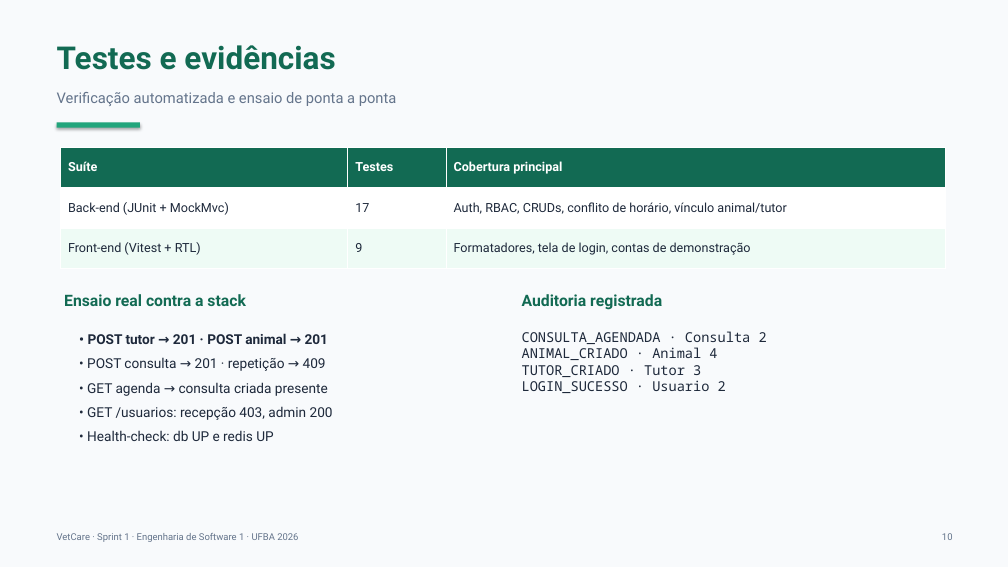
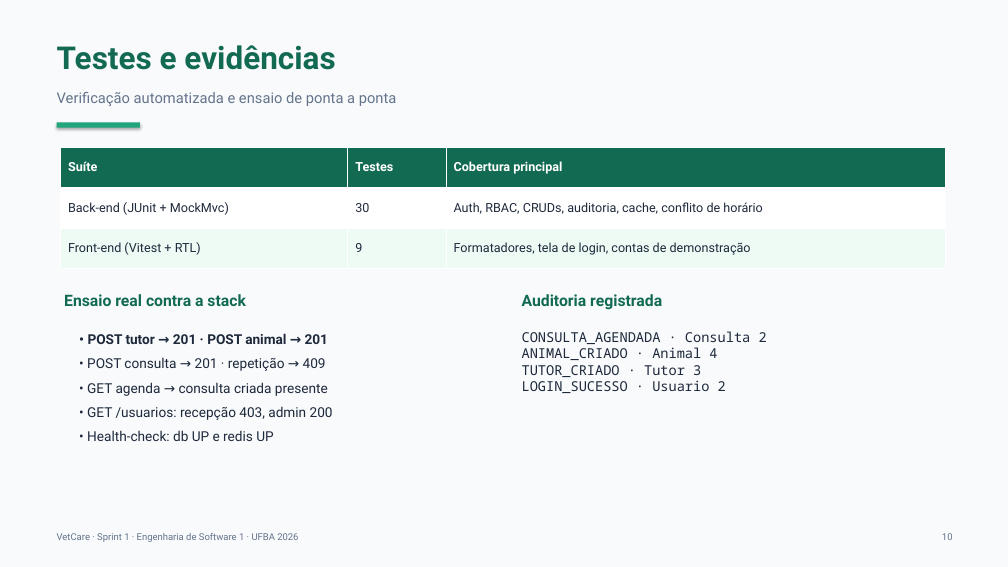
Before and after one commit to VitorSant0s/vetcare, a slide deck: slide 10 of docs/slides/VetCare-Sprint-1.pptx. Drawn at 1008x567 pixels with LibreOffice and Linux fonts; fonts in the diff are those of the drawing. Boxes give left, top, right and bottom in pixels: in the first picture for what was removed or moved away, otherwise in the second. Text is boxed around its words. In the diff, an @@ line names an element or a change of style, - is before the commit and + after.

Commit message:
fix: corrige achados da revisão de segurança e consistência
- JWT sem segredo padrão; .env importado de fato; seed opt-in e sem senhas no log
- PostgreSQL e Redis restritos a 127.0.0.1
- Auditoria grava o e-mail do usuário autenticado
- Cache Redis habilitado (@EnableCaching)
- Horário de consulta normalizado e índice único por veterinário/horário
- Proteção contra auto-desativação e remoção do último administrador
- Bloqueio de exclusão/transferência de animal com consultas futuras
- Validação de CPF, 404 correto, fuso horário da clínica
- Correções de UX no front e 30 testes de integração no back
- README, relatório, slides e ADRs atualizados

```diff
--- a/docs/slides/VetCare-Sprint-1.pptx
+++ b/docs/slides/VetCare-Sprint-1.pptx
@@ table at (x1=60, y1=147, x2=945, y2=268) @@
-row 2, column 2: 17
+row 2, column 2: 30
-row 2, column 3: Auth, RBAC, CRUDs, conflito de horário, vínculo animal/tutor
+row 2, column 3: Auth, RBAC, CRUDs, auditoria, cache, conflito de horário
```
Also in this commit, not shown: 3 other slides changed, 34 other files.
